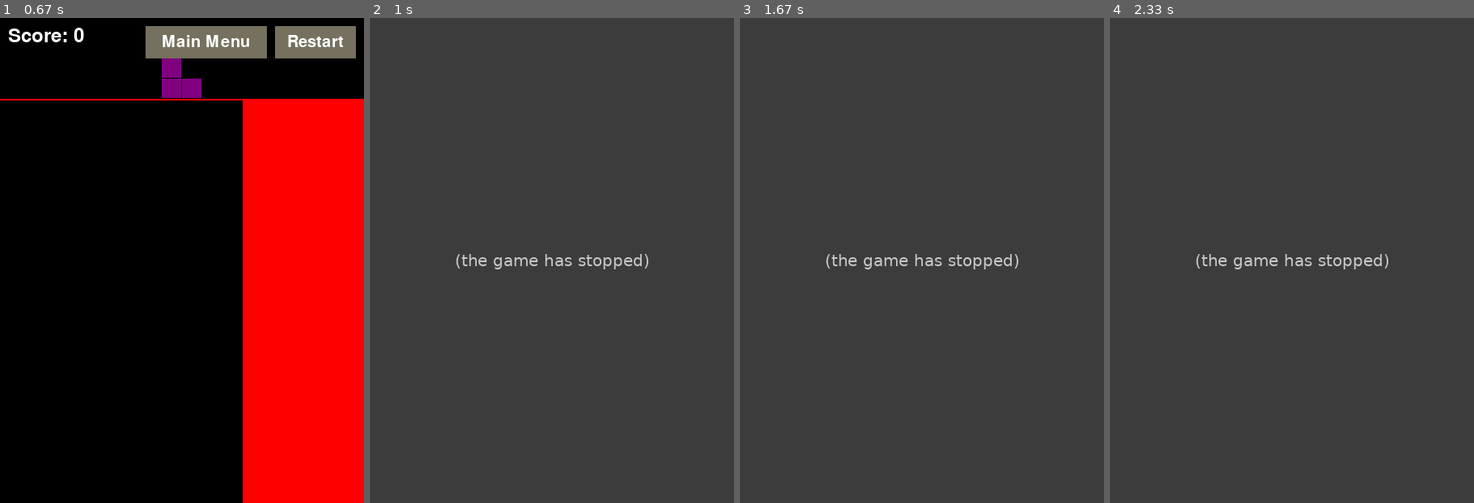
Above: before the commit, frames 1-4 (left to right).
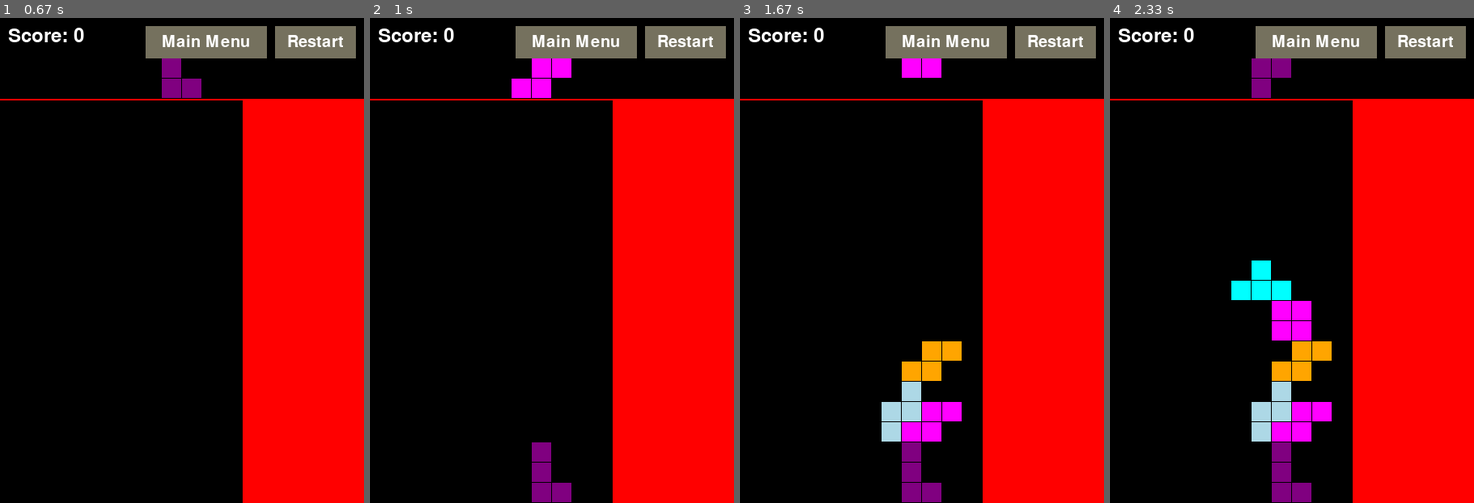
Above: after the commit, the same moments.

Repository: SarmSKunatham/TetrisPygame
Game: pygame game, started from src/app.py
The game is run twice, just before and just after one commit, with the same random seed, the same clock (stepped at 60 frames per second) and the same inputs.
Inputs:
- Up to frame 1 (0.67 s): click "Regular" at 0.38 s
- Up to frame 2 (1 s): tap Space at 0.67 s
- Up to frame 3 (1.67 s): hold Right 1-1.47 s; tap Space at 1.07, 1.37, 1.57 s; tap X at 1.15 s; hold Right from 1.5 s (still down)
- Up to frame 4 (2.33 s): tap Space at 1.87, 2.07 s; release Right at 1.97 s; hold Left from 2 s (still down); tap Z at 2.15 s

Frame 1 is identical in both runs. In frame 2, 100% of the frame differs, in the area x 0-100%, y 0-100%; in frame 3, 100%; in frame 4, 100%.
Error before the commit: AttributeError: 'RegularTetrisBoard' object has no attribute 'hardDrop' (tetris_app.py line 97); the game stopped at 0.67 s (later frames are placeholders)

Commit message:
feat: update lian code

Diff:
--- a/src/tetris_board.py
+++ b/src/tetris_board.py
@@ -1,7 +1,8 @@
 import random
 import pygame
+from Queue import Queue
 from tetromino import Tetromino
-from constants import SHAPES, WIDTH, HEIGHT, GRID_SIZE, BLACK, RED, GAME_OVER_HEIGHT
+from constants import SHAPES, WIDTH, GRID_SIZE, BLACK, RED, GAME_OVER_HEIGHT, HEIGHT
 
 class TetrisBoard:
     """
@@ -20,9 +21,12 @@
         self.width = width
         self.height = height
         self.grid = [[0 for _ in range(width)] for _ in range(height)] # Initialize an empty grid
-        self.current_piece = self.new_piece()
         self.game_over = False
         self.score = 0
+        self.queue = Queue(self.new_piece())
+        for _ in range(5): self.queue.add(self.new_piece())
+        self.current_piece = self.queue.next()
+        self.swapped = False
 
     def new_piece(self):
         """
@@ -73,7 +77,7 @@
             return True
         return False
 
-    def rotate(self):
+    def rotateCounterClockWise(self):
         """
         Attempts to rotate the current piece.
 
@@ -90,6 +94,14 @@
             return True
         return False
 
+    def rotateClockwise(self):
+        new_rotation = (self.current_piece.rotation - 1) % len(self.current_piece.shape)
+        # Check if the new rotation would be valid
+        if self.valid_move(self.current_piece, 0, 0, 1):
+            # Apply the rotation
+            self.current_piece.rotation = new_rotation
+            return True
+        return False
 
     def clear_lines(self):
         """
@@ -115,6 +127,16 @@
                     return True
         return False
 
+    def hold(self):
+        if self.swapped:
+            return
+        self.current_piece.x = self.width//2
+        self.current_piece.y = 0
+        self.current_piece = self.queue.swap(self.current_piece)
+        if self.current_piece == None:
+            self.current_piece = self.new_piece()
+        self.swapped = True
+
     def lock_piece(self, piece):
         """
         Locks the current piece into the grid, checks for line clearance,
@@ -126,8 +148,10 @@
                     self.grid[piece.y + i][piece.x + j] = piece.color
         lines_cleared = self.clear_lines()
         self.score += lines_cleared * 100
-        self.current_piece = self.new_piece()
+        self.current_piece = self.queue.next()
+        self.queue.add(self.new_piece())
         self.check_game_over() # Check if the game is over after locking the piece
+        self.swapped = False
 
     def update(self):
         """
@@ -138,6 +162,11 @@
             self.current_piece.y += 1
         else:
             self.lock_piece(self.current_piece)
+    def hardDrop(self):
+        while (self.valid_move(self.current_piece, 0, 1, 0)):
+            self.current_piece.y += 1
+        self.lock_piece(self.current_piece)
+
 
     def draw_game_over_height(self, screen):
         """
